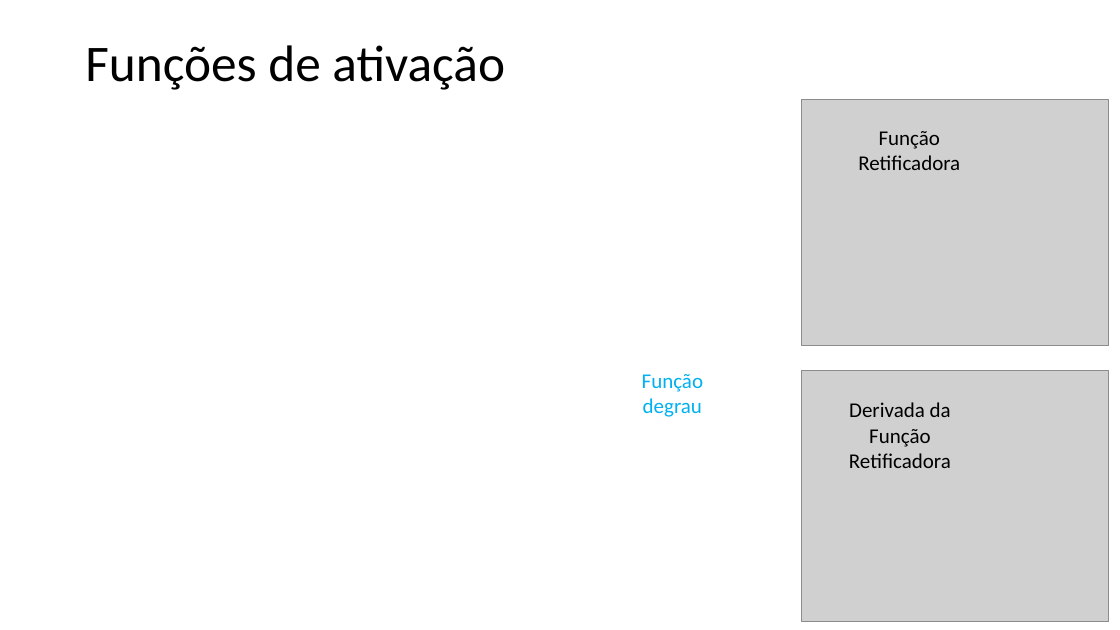
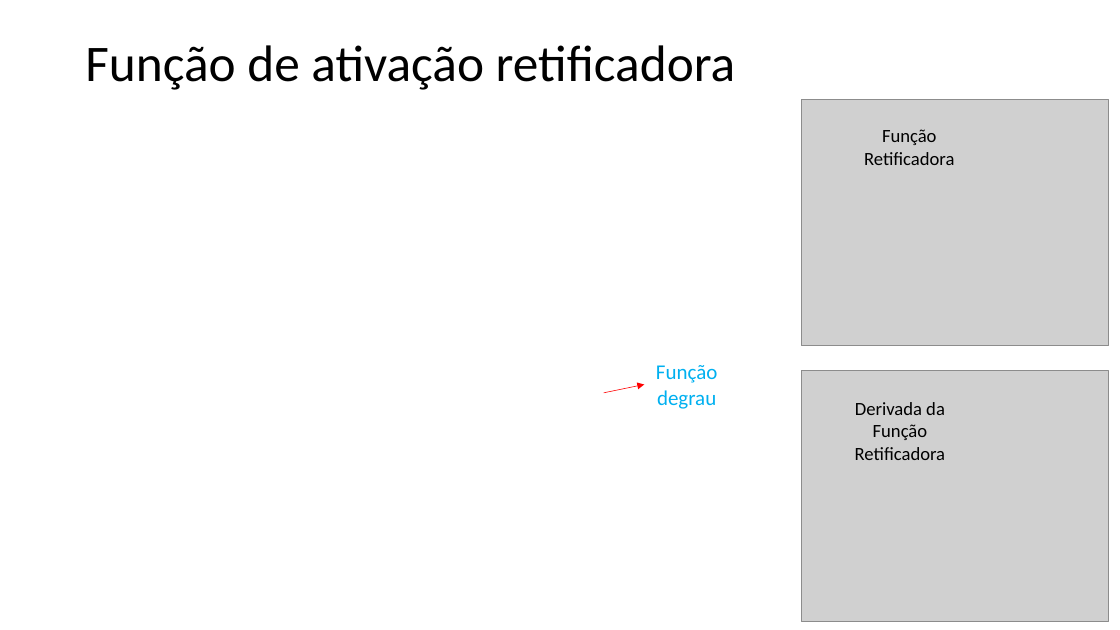
Before and after one commit to zz4fap/t320_aprendizado_de_maquina, a slide deck: slide 14 of slides/T320_Redes_Neurais_Artificiais (Parte II).pptx. Drawn at 1120x630 pixels with LibreOffice and Linux fonts; fonts in the diff are those of the drawing; grey boxes stand for pictures. Boxes give left, top, right and bottom in pixels: in the first picture for what was removed or moved away, otherwise in the second. Text is boxed around its words. In the diff, an @@ line names an element or a change of style, - is before the commit and + after.

```diff
--- a/slides/T320_Redes_Neurais_Artificiais (Parte II).pptx
+++ b/slides/T320_Redes_Neurais_Artificiais (Parte II).pptx
@@ title at [85, 45, 736, 90]: text changed @@
-Funções de ativação
+Função de ativação retificadora
@@ text "Função Retificadora" at [864, 129, 954, 165]: size 18 to 16 pt @@
@@ text "Função degrau": place and size @@
-text "Função degrau" at [642, 374, 703, 417]
+text "Função degrau" at [656, 365, 717, 409]
@@ arrow added from (604, 393) to (644, 385), #FF0000 0.5 pt @@
@@ text "Derivada da Função Retificadora" at [855, 402, 945, 460]: size 18 to 16 pt @@
```
Also in this commit, not shown: 9 other slides changed, 1 other file.
